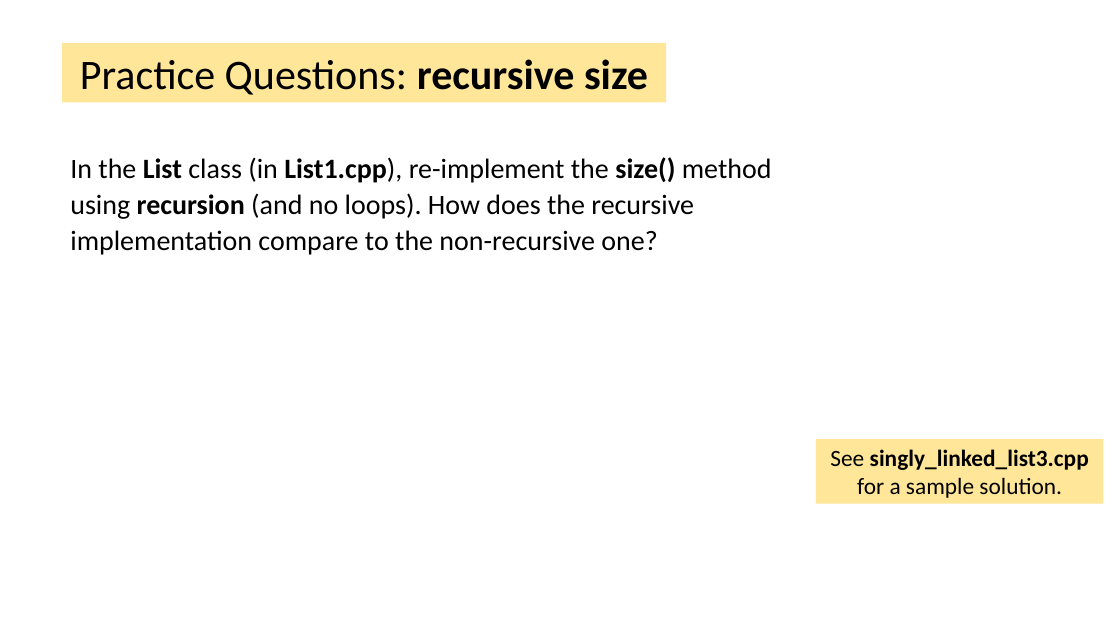
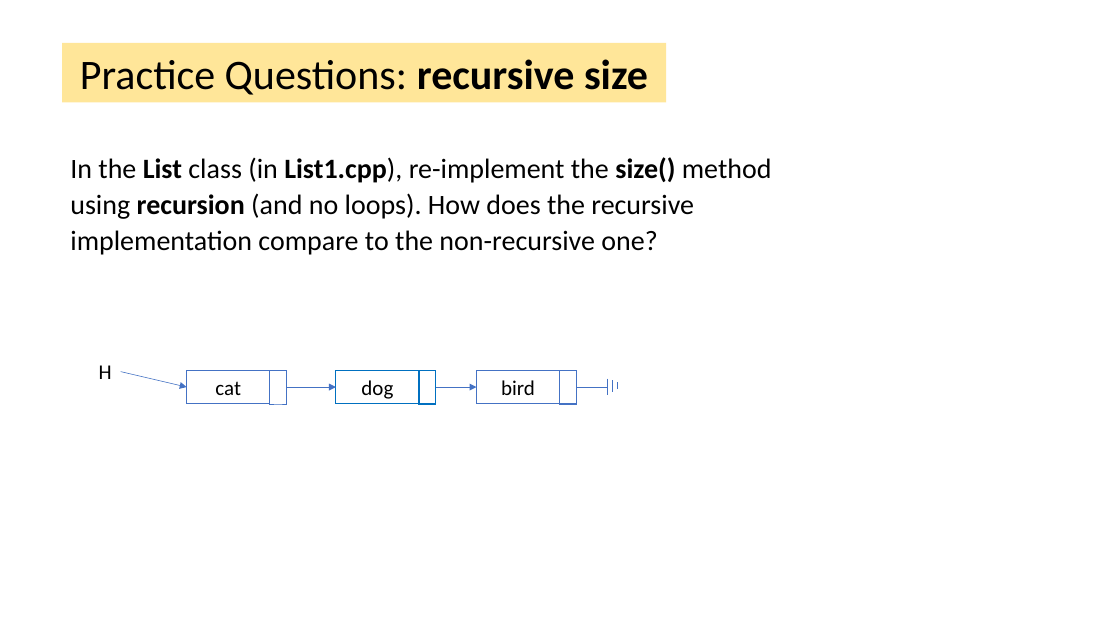
Before and after one commit to tjd1234/cmpt225fall2023, a slide deck: slide 11 of lecture_notes/week3/week3.pptx (slide 6 before the commit). Drawn at 1120x630 pixels with LibreOffice and Linux fonts; fonts in the diff are those of the drawing. Boxes give left, top, right and bottom in pixels: in the first picture for what was removed or moved away, otherwise in the second. Text is boxed around its words. In the diff, an @@ line names an element or a change of style, - is before the commit and + after.

```diff
--- a/lecture_notes/week3/week3.pptx
+++ b/lecture_notes/week3/week3.pptx
@@ text added at (x1=99, y1=365, x2=112, y2=379), 18 pt, text #000000 @@
+H
@@ arrow added from (121, 371) to (187, 387), #4472C4 0.5 pt @@
@@ rectangle added at (x1=187, y1=371, x2=270, y2=404), outline #4472C4 0.75 pt, 18 pt, text #000000 @@
+cat
@@ rectangle added at (x1=270, y1=371, x2=287, y2=404), outline #4472C4 0.75 pt @@
@@ arrow added from (287, 387) to (336, 387), #4472C4 0.5 pt @@
@@ rectangle added at (x1=336, y1=371, x2=419, y2=404), outline #0070C0 0.75 pt, 18 pt, text #000000 @@
+dog
@@ rectangle added at (x1=419, y1=371, x2=436, y2=404), outline #0070C0 1 pt @@
@@ arrow added from (436, 387) to (476, 387), #4472C4 0.5 pt @@
@@ group added at (x1=476, y1=371, x2=613, y2=404): 3 lines, 2 rectangles @@
+bird
@@ rectangle removed at (x1=816, y1=439, x2=1103, y2=503) @@
-See singly_linked_list3.cpp for a sample solution.
```
Also in this commit, not shown: 3 other slides changed, 6 slides added, 5 other files.
